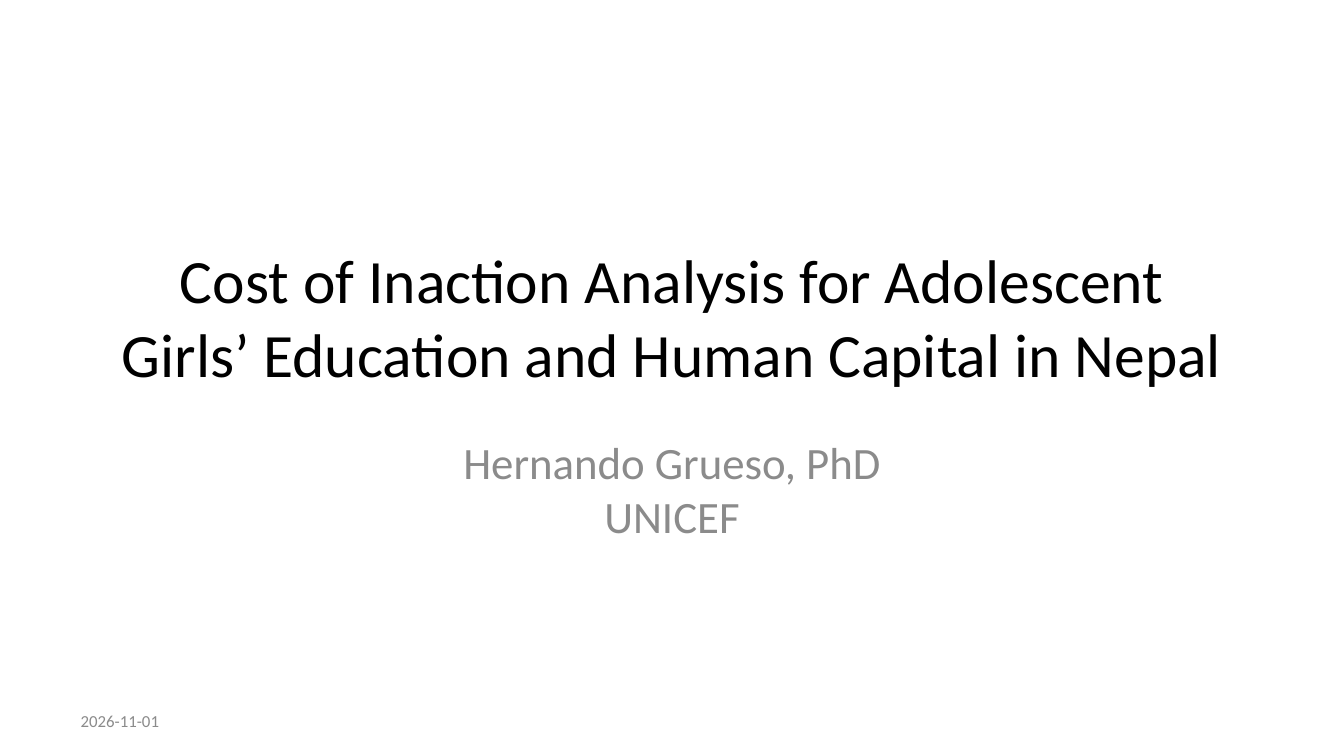
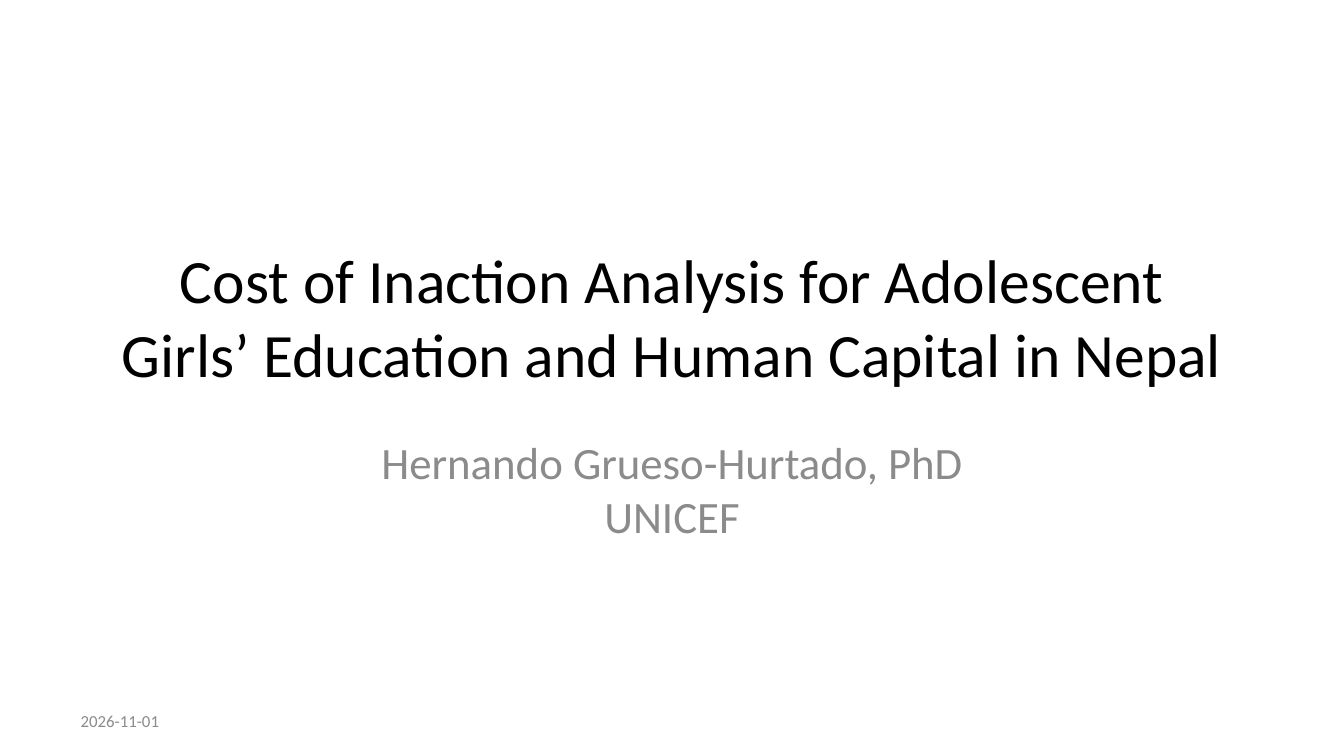
Before and after one commit to hgrueso/nepal-cost-of-inaction, a slide deck: slide 1 of reports/nepal_slides_en.pptx. Drawn at 1344x756 pixels with LibreOffice and Linux fonts; fonts in the diff are those of the drawing. Boxes give left, top, right and bottom in pixels: in the first picture for what was removed or moved away, otherwise in the second. Text is boxed around its words. In the diff, an @@ line names an element or a change of style, - is before the commit and + after.

```diff
--- a/reports/nepal_slides_en.pptx
+++ b/reports/nepal_slides_en.pptx
@@ subtitle at box(381, 448, 962, 533): text changed @@
-Hernando Grueso, PhD
-UNICEF
+Hernando Grueso-Hurtado, PhD
+UNICEF
```
Also in this commit, not shown: 1 other slide changed, 14 other files.
